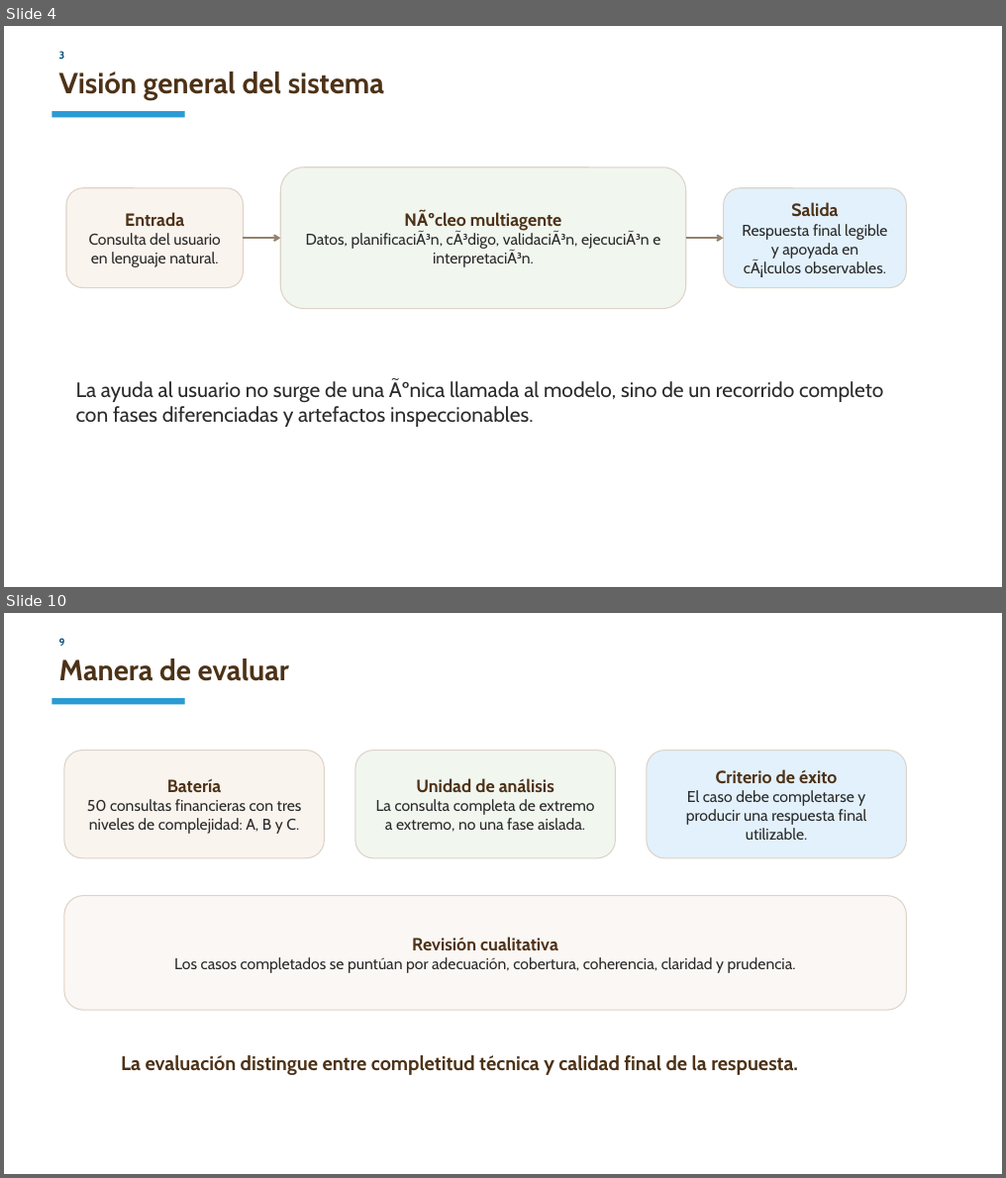
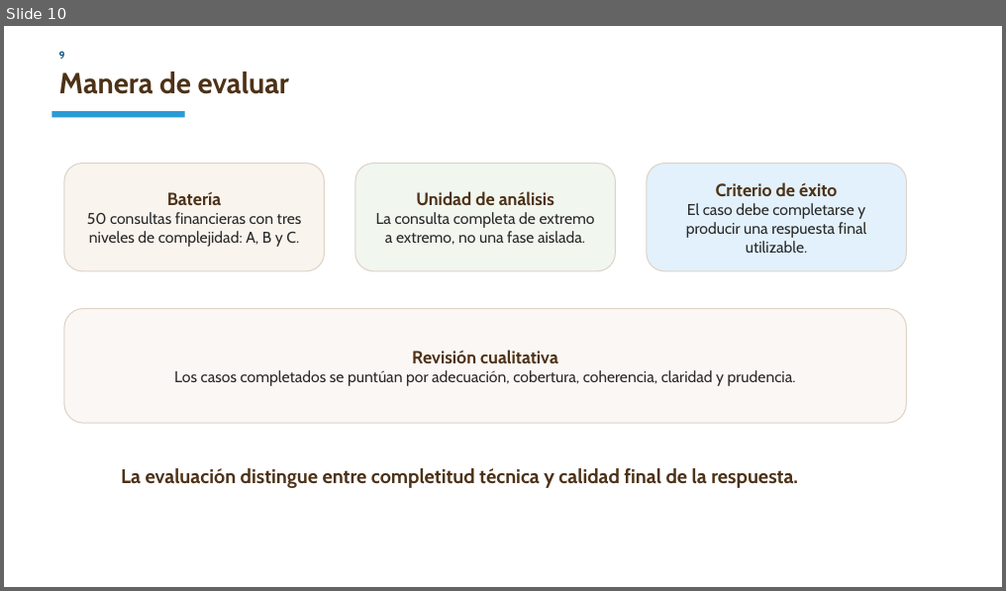
Before and after one commit to CarlosRuiz4102/tfm, a slide deck: docs/presentacion_tfm_15min_v4.pptx. Shown one above the other, each under a label of ours: slides 4 and 10 before the commit, slide 10 after it; the slides between them are not shown. The pictures are 1006x1178 and 1006x591 pixels, drawn with LibreOffice and Linux fonts; fonts in the diff are those of the drawing. Boxes give left, top, right and bottom in pixels: in the first picture for what was removed or moved away, otherwise in the second. Text is boxed around its words. In the diff, an @@ line names an element or a change of style, - is before the commit and + after.

Commit message:
presentacion y guion finalizado

```diff
--- a/docs/presentacion_tfm_15min_v4.pptx
+++ b/docs/presentacion_tfm_15min_v4.pptx
@@ slide 4 removed at [4,26,1002,587], background #FFFFFF @@
@@ text removed at [59,51,65,59] @@
-3
@@ text removed at [59,72,384,100] @@
-Visión general del sistema
@@ rectangle removed at [52,111,185,117] @@
@@ rounded rectangle removed at [280,168,686,309] @@
-NÃºcleo multiagente
-Datos, planificaciÃ³n, cÃ³digo, validaciÃ³n, ejecuciÃ³n e interpretaciÃ³n.
@@ rounded rectangle removed at [66,188,243,288] @@
-Entrada
-Consulta del usuario en lenguaje natural.
@@ rounded rectangle removed at [724,188,906,288] @@
-Salida
-Respuesta final legible y apoyada en cÃ¡lculos observables.
@@ arrow removed from (243, 238) to (280, 238) @@
@@ arrow removed from (686, 238) to (724, 238) @@
@@ text removed at [76,379,883,427] @@
-La ayuda al usuario no surge de una Ãºnica llamada al modelo, sino de un recorrido completo con fases diferenciadas y artefactos inspeccionables.
```
Also in this commit, not shown: 7 slides changed, 2 slides added, 1 other slide removed, 4 other files.
